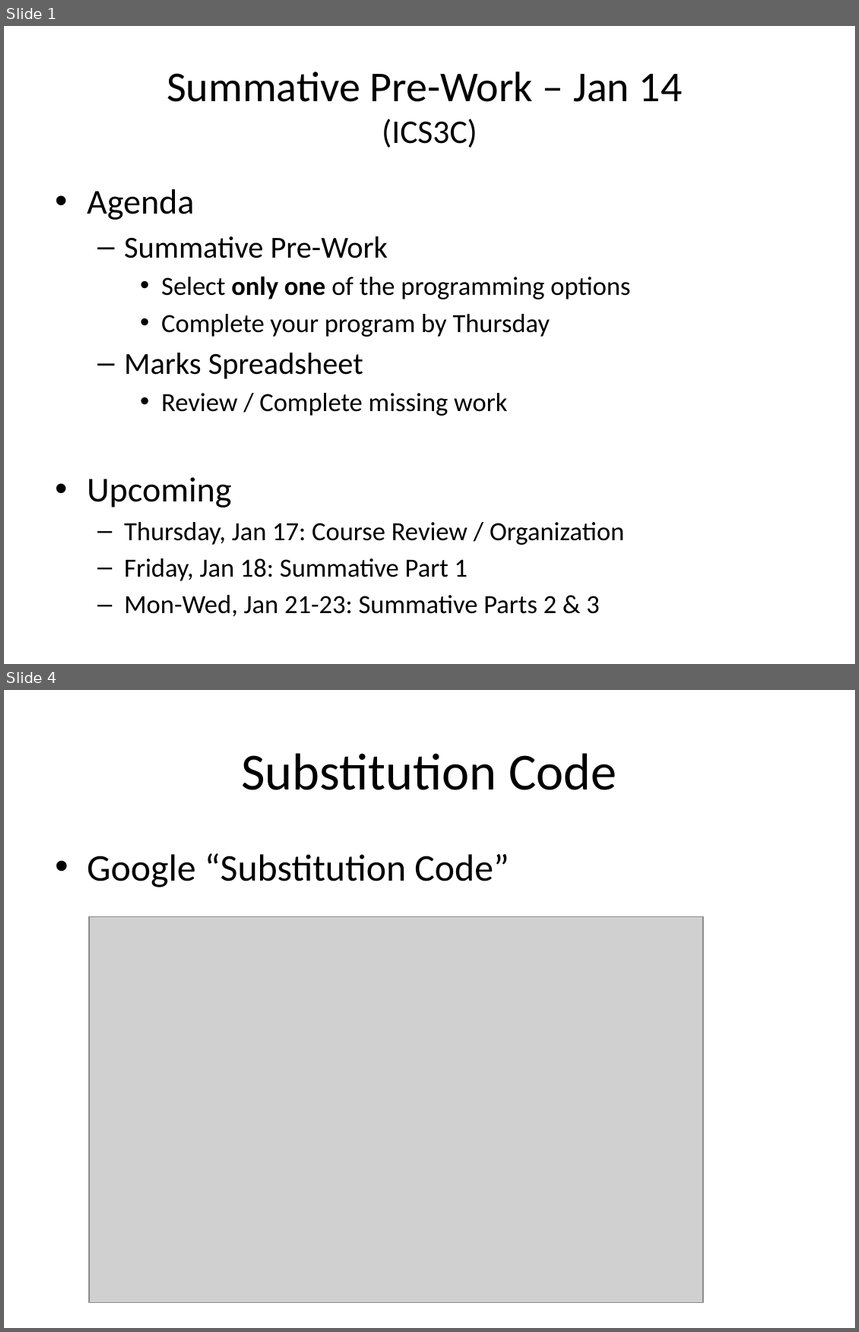
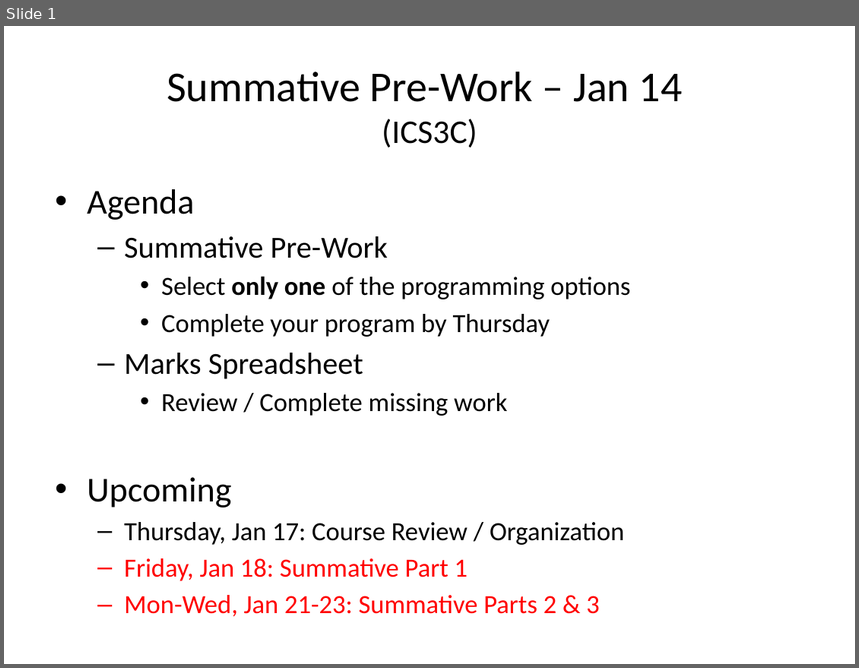
Before and after one commit to Greg5519/Old3C, a slide deck: Daily Agendas/Day18.1_SummativePreWork.pptx. Shown one above the other, each under a label of ours: slides 1 and 4 before the commit, slide 1 after it; the slides between them are not shown. The pictures are 859x1332 and 859x668 pixels, drawn with LibreOffice and Linux fonts; fonts in the diff are those of the drawing; grey boxes stand for pictures. Boxes give left, top, right and bottom in pixels: in the first picture for what was removed or moved away, otherwise in the second. Text is boxed around its words. In the diff, an @@ line names an element or a change of style, - is before the commit and + after.

```diff
--- a/Daily Agendas/Day18.1_SummativePreWork.pptx
+++ b/Daily Agendas/Day18.1_SummativePreWork.pptx
@@ slide 4 removed at [4,690,855,1328], background #FFFFFF @@
@@ title removed at [242,753,617,790] @@
-Substitution Code
@@ text removed at [87,853,509,888] @@
-• Google “Substitution Code”
@@ picture removed at [89,917,703,1303] @@
@@ slide 1 changed as well @@
@@ text at [124,559,599,617]: text colour #000000 to #FF0000 in "Friday, Jan 18: Summative Part 1", "Mon-Wed, Jan 21-23: Summative Parts 2 & ..." @@
```
Also in this commit, not shown: 1 other slide changed, 1 slide added, 3 other slides removed, 1 other file.
